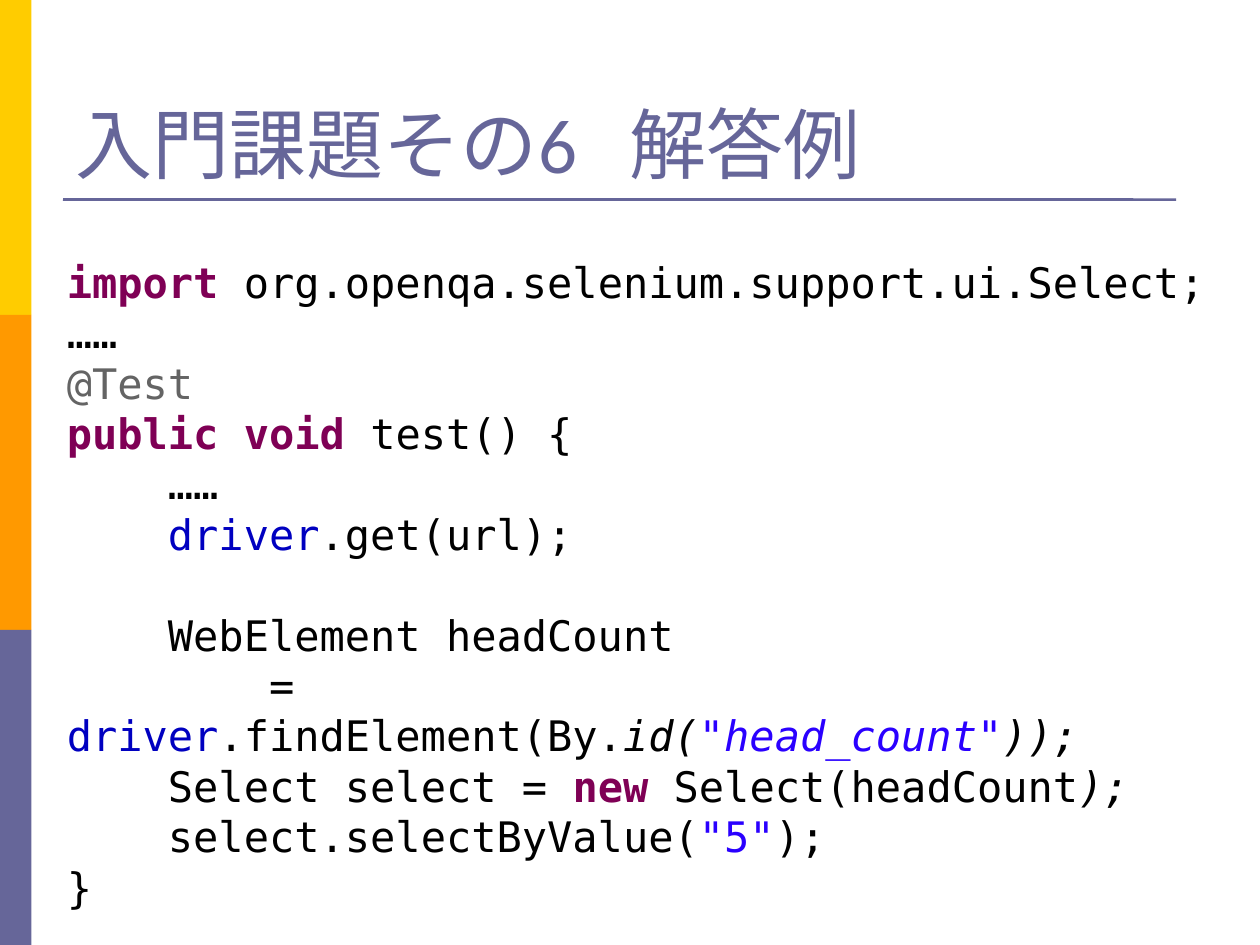
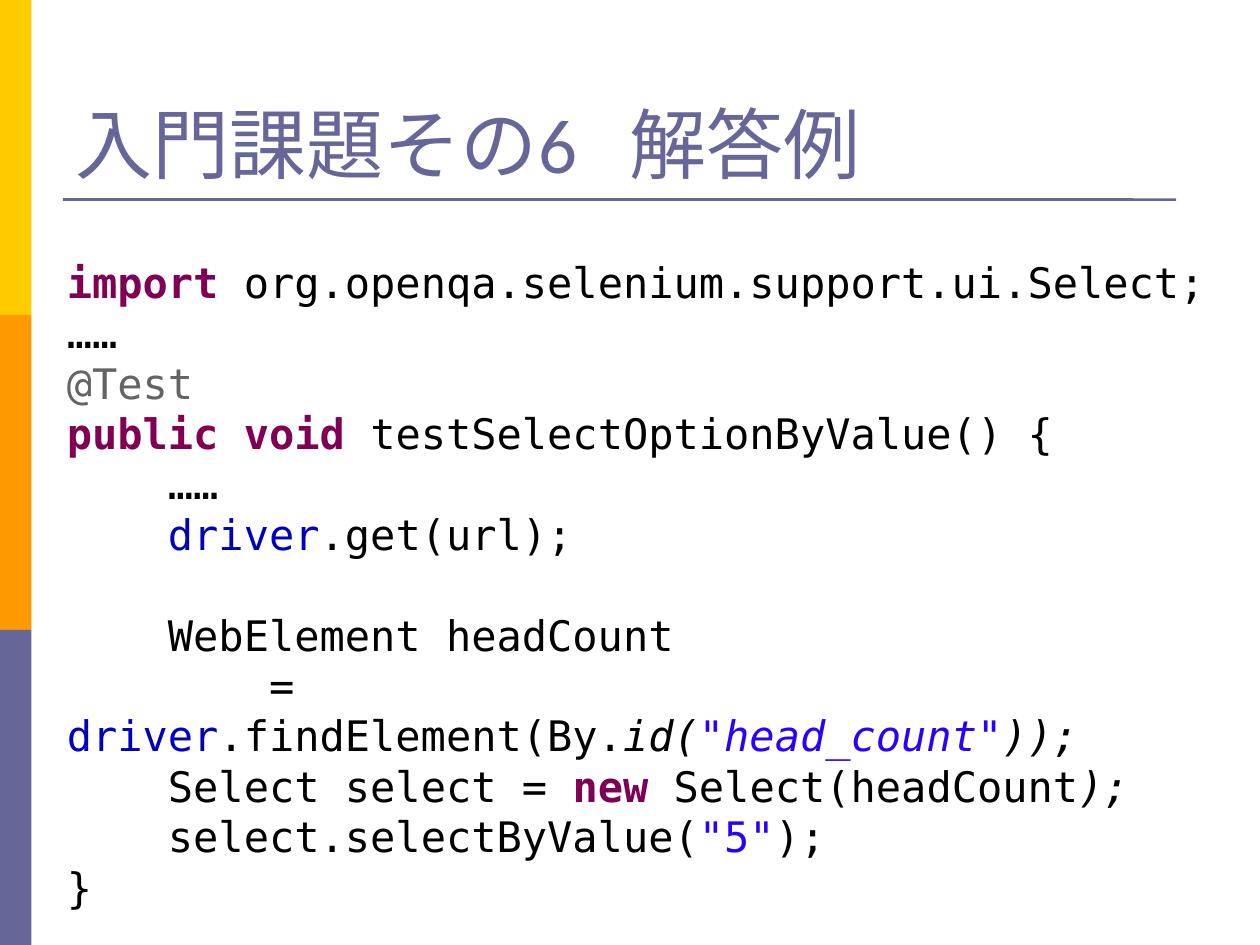
Before and after one commit to takuY-U2/STARHotel, a slide deck: slide 30 of teacher/Slide.ppt (slide 29 before the commit). Drawn at 1260x945 pixels with LibreOffice and Linux fonts; fonts in the diff are those of the drawing. Boxes give left, top, right and bottom in pixels: in the first picture for what was removed or moved away, otherwise in the second. Text is boxed around its words. In the diff, an @@ line names an element or a change of style, - is before the commit and + after.

Commit message:
refator test method name

```diff
--- a/teacher/Slide.ppt
+++ b/teacher/Slide.ppt
@@ text at bbox=[67, 415, 1002, 458]: text changed; text colour #7F0055 to #000000; bold off @@
-public void test() {
+public void testSelectOptionByValue() {
```
Also in this commit, not shown: 10 other slides changed, 1 slide added, 17 other files.
